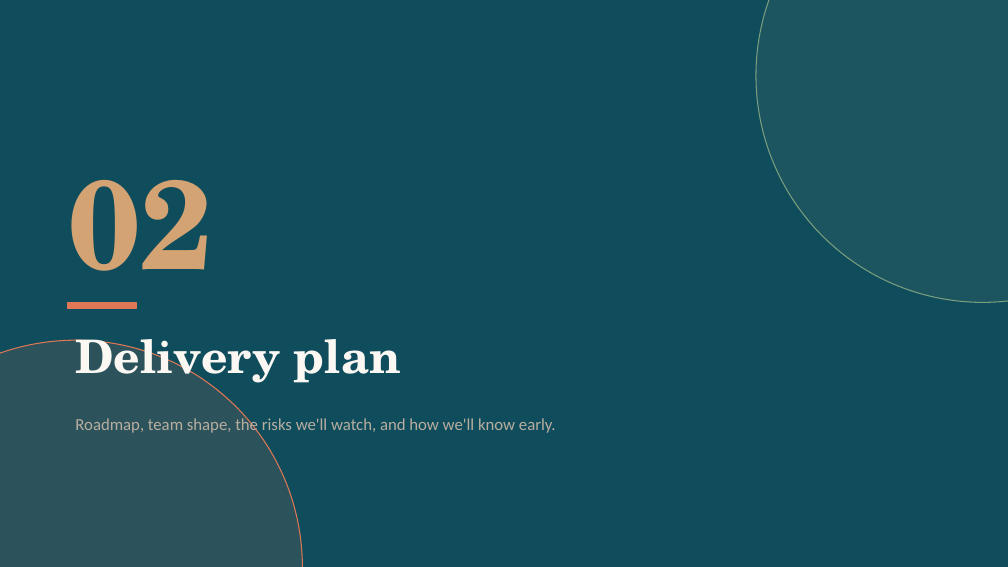
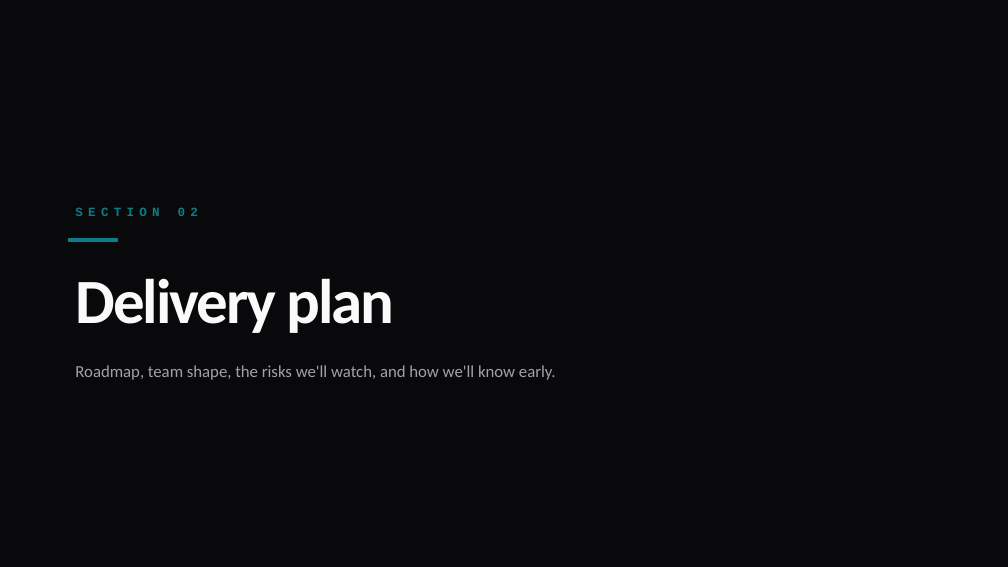
Before and after one commit to c31labs/global360assignement, a slide deck: slide 8 of docs/presentation/TaskFlow.pptx. Drawn at 1008x567 pixels with LibreOffice and Linux fonts; fonts in the diff are those of the drawing. Boxes give left, top, right and bottom in pixels: in the first picture for what was removed or moved away, otherwise in the second. Text is boxed around its words. In the diff, an @@ line names an element or a change of style, - is before the commit and + after.

```diff
--- a/docs/presentation/TaskFlow.pptx
+++ b/docs/presentation/TaskFlow.pptx
@@ background #0F4C5C to #09090B @@
@@ ellipse removed at (756,0,1008,302) @@
@@ text at (68,180,213,309): text changed; size 120 to 12 pt; font TeX Gyre Schola to Courier New; text colour #D4A373 to #0E7C86 @@
-02
+SECTION 02
@@ rectangle added at (68,238,117,241), fill #0E7C86, outline #0E7C86 1 pt @@
@@ text "Delivery plan": place and size @@
-text "Delivery plan" at (75,339,401,389)
+text "Delivery plan" at (75,278,394,333)
@@ text "Delivery plan" at (75,278,394,333): size 44 to 60 pt, font TeX Gyre Schola to Calibri, text colour #FBF7F2 to #FAFAFA, letter spacing 0 to -2 pt @@
@@ rectangle removed at (68,302,136,309) @@
@@ ellipse removed at (0,340,302,567) @@
@@ text "Roadmap, team shape, the risks ...": place and size @@
-text "Roadmap, team shape, the risks ..." at (75,416,556,433)
+text "Roadmap, team shape, the risks ..." at (75,365,556,380)
@@ text "Roadmap, team shape, the risks ..." at (75,365,556,380): text colour #B8AEA0 to #A1A1AA @@
```
Also in this commit, not shown: 18 other slides changed, 1 other file.
